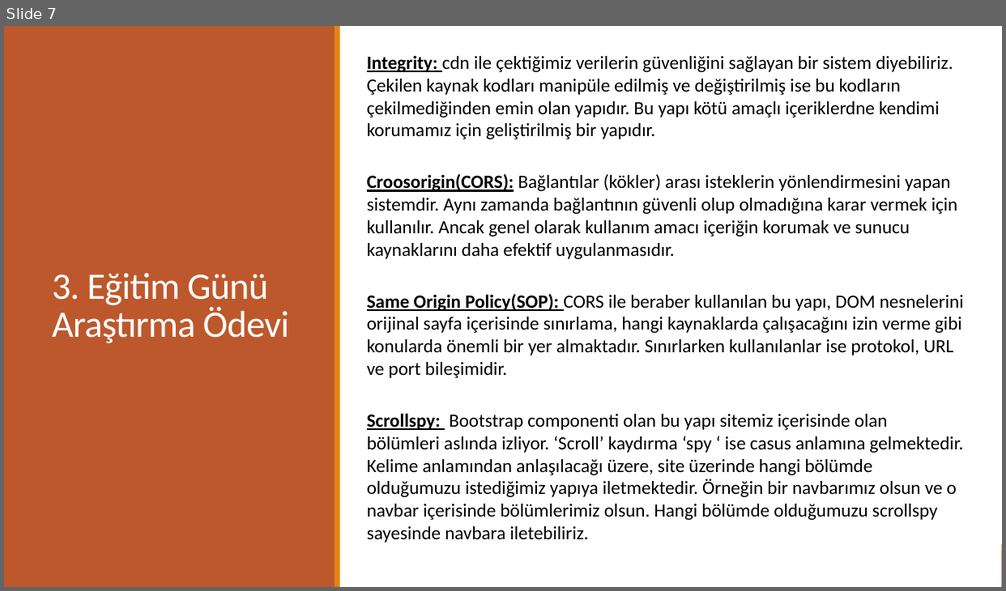
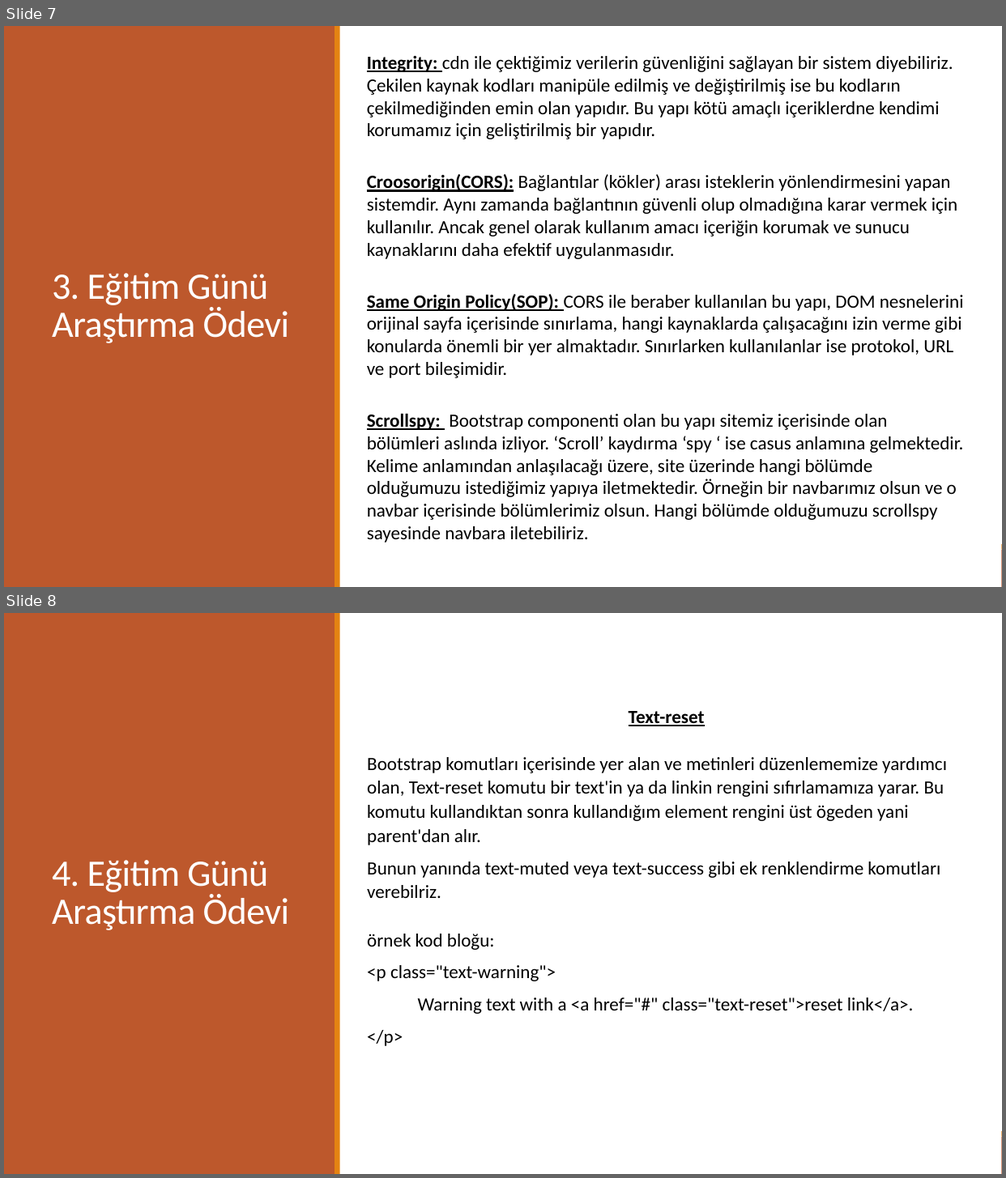
Before and after one commit to TechCareer-FrontEnd-1/tubisad-frontend-Ugur-Mert, a slide deck: Homework(research).pptx. Shown one above the other, each under a label of ours: slide 7 before the commit, slides 7 and 8 after it. The pictures are 1006x591 and 1006x1178 pixels, drawn with LibreOffice and Linux fonts; fonts in the diff are those of the drawing. Boxes give left, top, right and bottom in pixels: in the first picture for what was removed or moved away, otherwise in the second. Text is boxed around its words. In the diff, an @@ line names an element or a change of style, - is before the commit and + after.

Commit message:
text-reset, ASCII vs UNICODE, background cs background-color, sweet aler

```diff
--- a/Homework(research).pptx
+++ b/Homework(research).pptx
@@ slide 8 added at (4, 613, 1002, 1174), background #FFFFFF; not listed: 2 template elements that a slide beside it also shows @@
@@ rectangle added at (4, 613, 1002, 1174), fill #FFFFFF @@
@@ rectangle added at (4, 613, 335, 1174), fill #BD582C @@
@@ rectangle added at (335, 613, 340, 1174), fill #E48312 @@
@@ text added at (367, 711, 947, 1046), 18 pt, text #000000 @@
+Text-reset
+Bootstrap komutları içerisinde yer alan ve metinleri düzenlememize yardımcı olan, Text-reset komutu bir text'in ya da linkin rengini sıfırlamamıza yarar. Bu komutu kullandıktan sonra kullandığım element rengini üst ögeden yani parent'dan alır.
+Bunun yanında text-muted veya text-success gibi ek renklendirme komutları verebilriz.
+örnek kod bloğu:
+<p class="text-warning">
+Warning text with a <a href="#" class="text-reset">reset link</a>.
+</p>
@@ title added at (52, 860, 289, 931), 36 pt, text #FFFFFF @@
+4. Eğitim Günü Araştırma Ödevi
```
Also in this commit, not shown: 3 other slides added.
